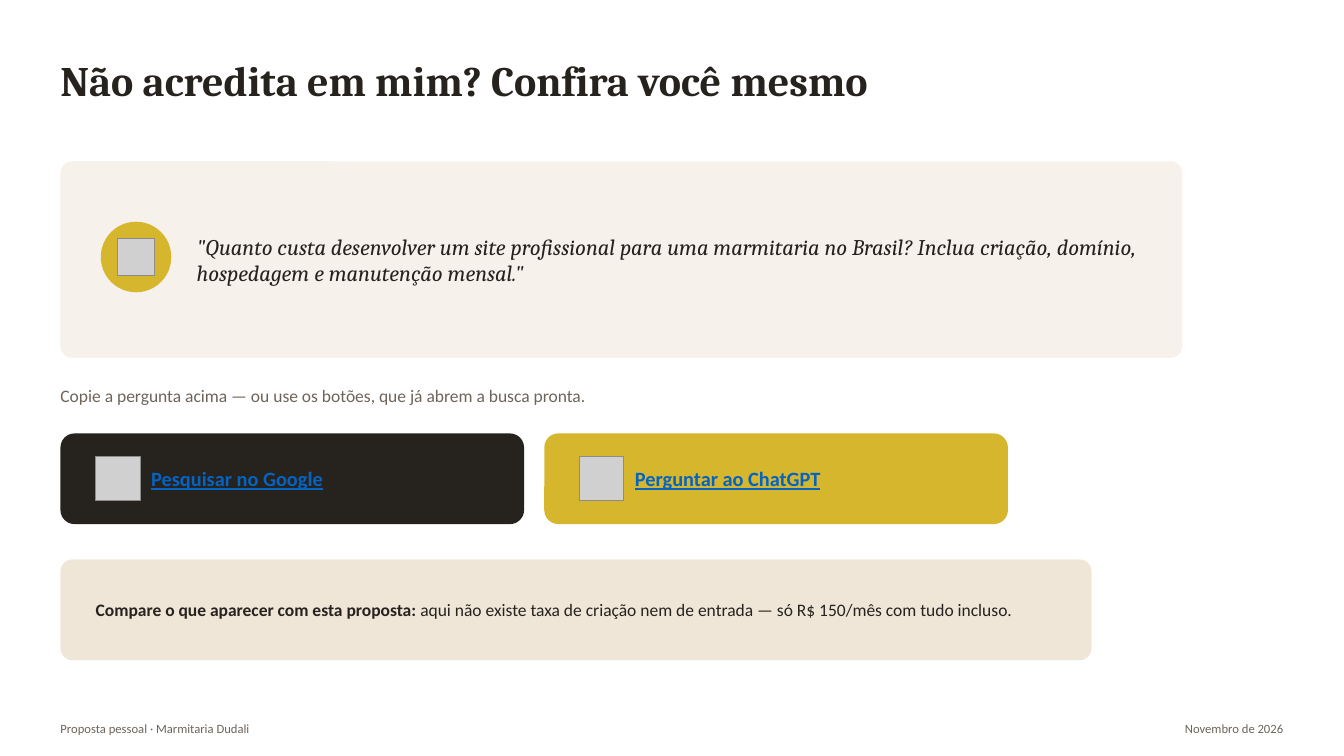
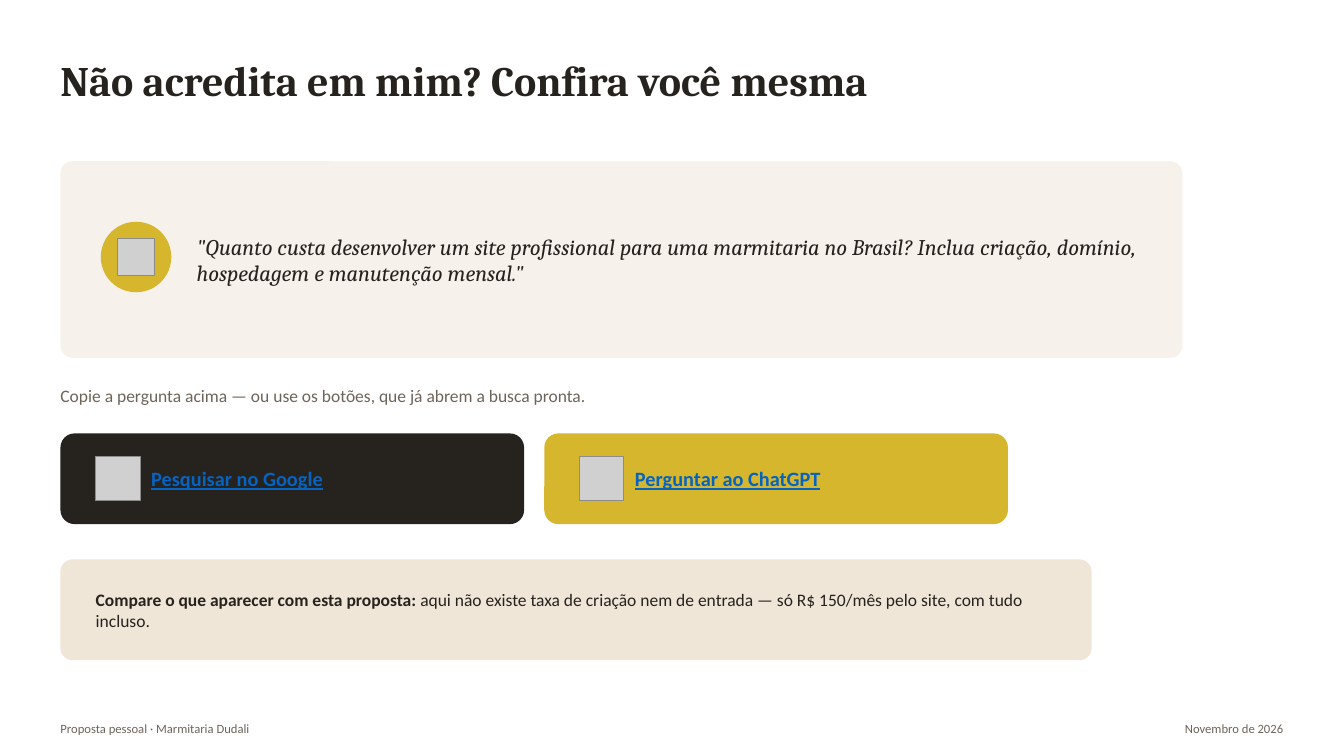
Before and after one commit to MarconiVini/live-layout, a slide deck: slide 9 of dudali/proposta-2026-11-21.pptx. Drawn at 1344x756 pixels with LibreOffice and Linux fonts; fonts in the diff are those of the drawing; grey boxes stand for pictures. Boxes give left, top, right and bottom in pixels: in the first picture for what was removed or moved away, otherwise in the second. Text is boxed around its words. In the diff, an @@ line names an element or a change of style, - is before the commit and + after.

```diff
--- a/dudali/proposta-2026-11-21.pptx
+++ b/dudali/proposta-2026-11-21.pptx
@@ text at box(60, 66, 868, 97): text changed @@
-Não acredita em mim? Confira você mesmo
+Não acredita em mim? Confira você mesma
@@ text at box(96, 594, 1022, 627): text changed @@
-Compare o que aparecer com esta proposta: aqui não existe taxa de criação nem de entrada — só R$ 150/mês com tudo incluso.
+Compare o que aparecer com esta proposta: aqui não existe taxa de criação nem de entrada — só R$ 150/mês pelo site, com tudo incluso.
```
Also in this commit, not shown: 9 other slides changed, 3 other files.
